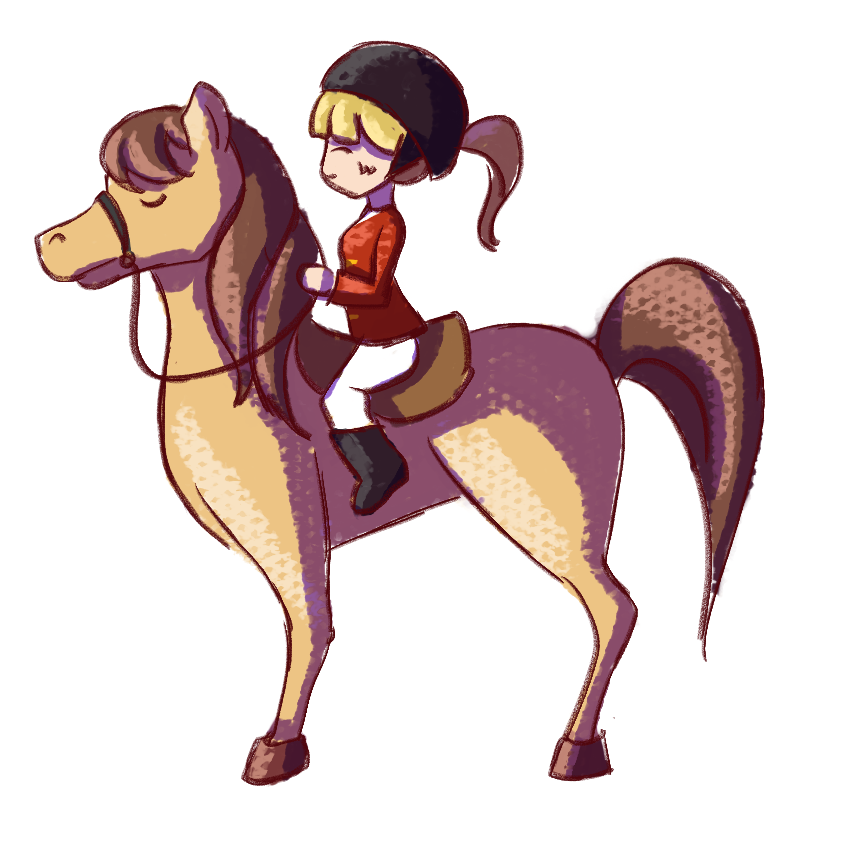
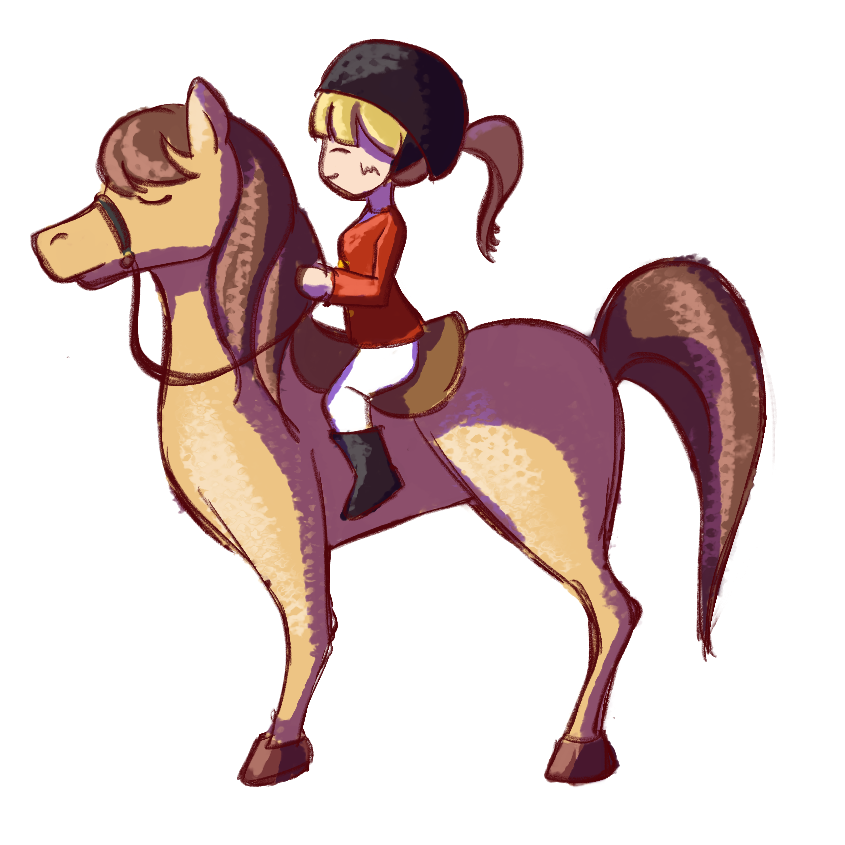
Before/after of a 845px x 845px layered artwork. What changed in the layer stack:
showed "3" over [left=30, top=39, right=765, bottom=787]
showed "1" over [left=35, top=39, right=777, bottom=788]
